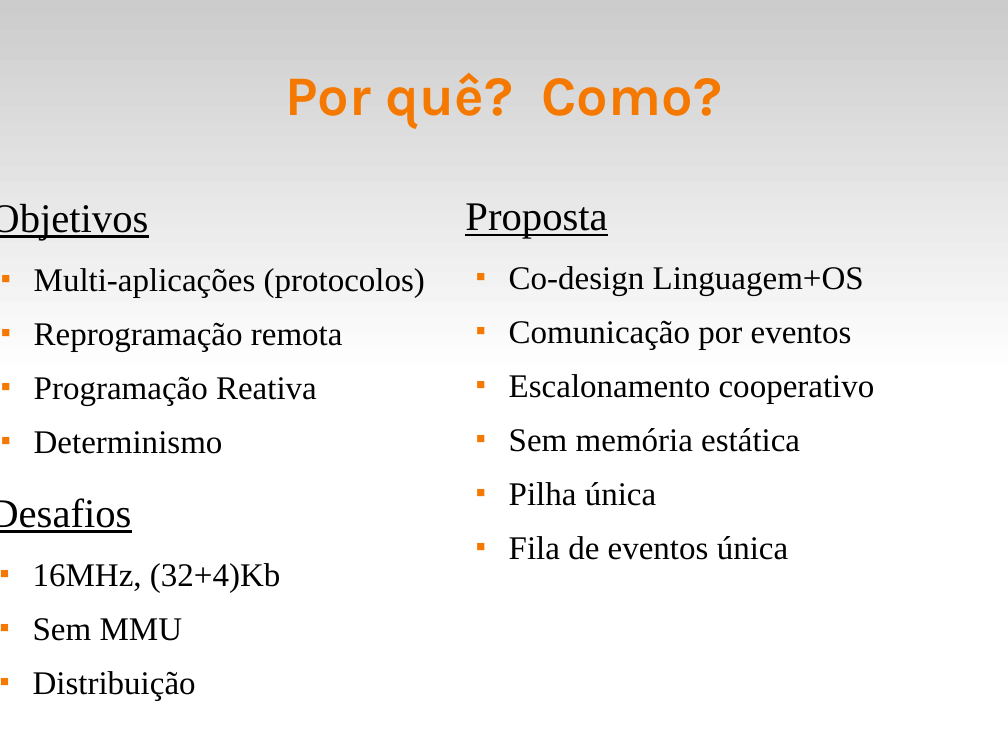
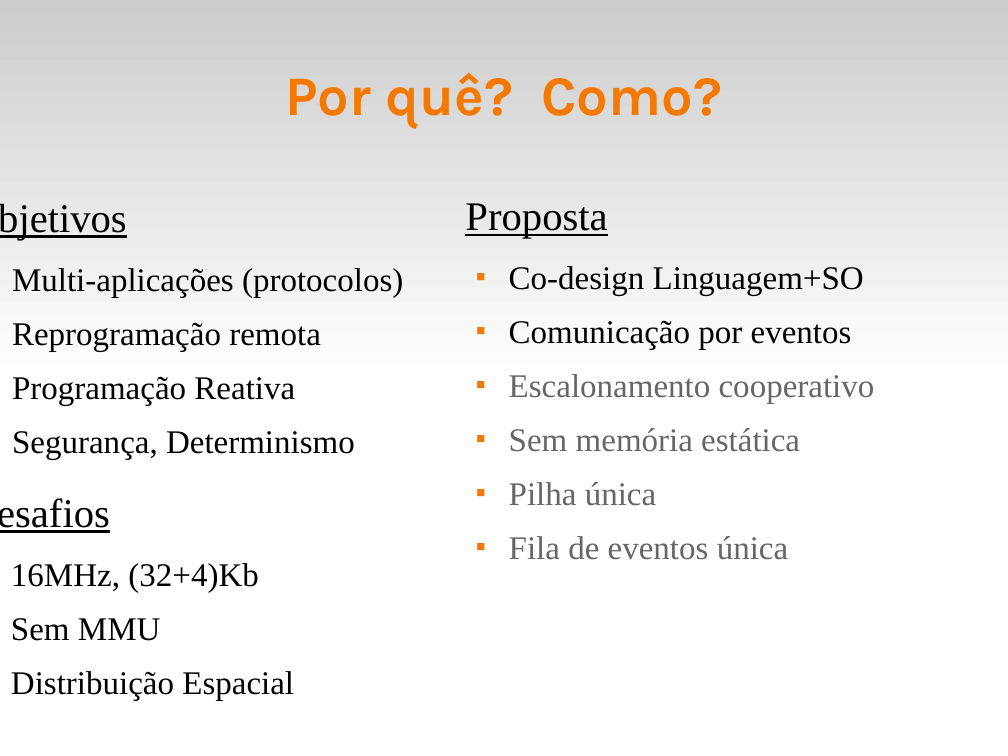
Before and after one commit to fsantanna-no/ceu-docs, a slide deck: slide 4 of OS/arduino_day.odp. Drawn at 1008x756 pixels with LibreOffice and Linux fonts; fonts in the diff are those of the drawing. Boxes give left, top, right and bottom in pixels: in the first picture for what was removed or moved away, otherwise in the second. Text is boxed around its words. In the diff, an @@ line names an element or a change of style, - is before the commit and + after.

```diff
--- a/OS/arduino_day.odp
+++ b/OS/arduino_day.odp
@@ text "Objetivos": place and size @@
-text "Objetivos" at [0,203,425,454]
+text "Objetivos" at [12,268,403,460]
@@ text at [509,266,864,296]: text changed @@
-  ■ Co-design Linguagem+OS
+  ■ Co-design Linguagem+SO
@@ text at [509,374,875,560]: text colour #000000 to #666666 in "Escalonamento cooperativo", "Sem memória estática", "Pilha única", "Fila de eventos única" @@
@@ text at [12,431,355,460]: text changed @@
-  ■ Determinismo
+  ■ Segurança, Determinismo
@@ text "Desafios": place and size @@
-text "Desafios" at [0,498,281,701]
+text "Desafios" at [11,563,294,701]
@@ text at [11,671,294,701]: text changed @@
-  ■ Distribuição
+  ■ Distribuição Espacial
```
Also in this commit, not shown: 6 other slides changed, 8 slides added, 10 slides removed, 10 other files.
